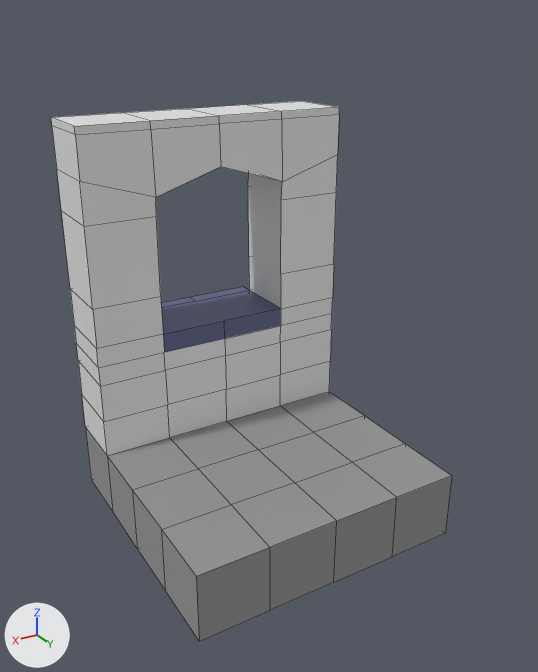
What one commit did to the OBJ model My project/Assets/BuildTool/ObjectPrefabs/Wall.obj.
One viewpoint serves both versions: a camera (50 mm lens) standing at (4.81, 8.32, 6.96) and looking at (-0.08, 0.18, 2.89). The axes (+X, +Y, +Z) are drawn at lower left. The lights are the same throughout. Mesh edges are drawn as thin lines. Where no turn or scale is listed for an object, it has been applied to the vertices.

Before the edit, the objects in view are built like this:
```python
me_cube = bpy.data.meshes.new('Cube')
me_cube.from_pydata(...)  # 142 vertices, 136 faces; spans x -2.0..2.0, y -2.21..2.0, z -0.02..5.71
# faces by material slot: [44, 81, 11]
me_cube.materials.append(mat_material)  # grey #949494
me_cube.materials.append(mat_wall)  # white #e7e7e7
me_cube.materials.append(mat_windowsil)  # blue #5e6389
ob_cube = bpy.data.objects.new('Cube', me_cube)
ob_cube.location = (0.0, 0.0, 0.0)
```
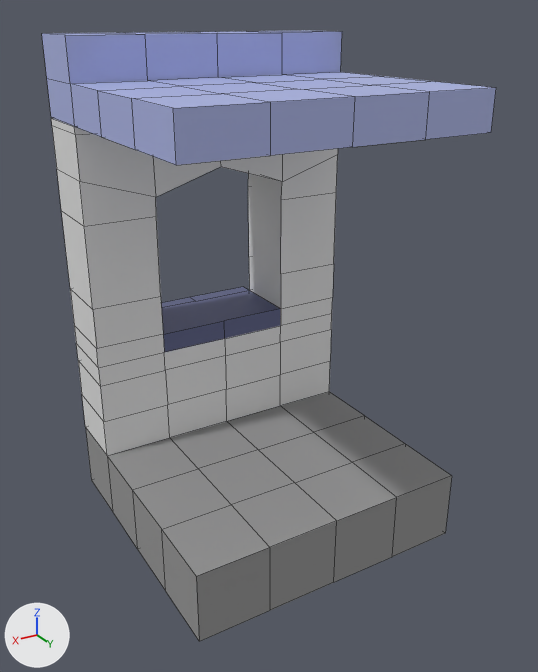
The change, as a diff of the scene's bpy script:
```diff
--- a/My project/Assets/BuildTool/ObjectPrefabs/Wall.obj.py
+++ b/My project/Assets/BuildTool/ObjectPrefabs/Wall.obj.py
@@ mat_roof @@
+mat_roof = principled_material('roof')
+mat_roof.base_color = (0.419, 0.47, 0.8)  # blue #adb6e7
@@ me_cube @@
 # used by ob_cube; location = (0.0, 0.0, 0.0)
-me_cube.from_pydata(...)  # 142 vertices, 136 faces; spans x -2.0..2.0, y -2.21..2.0, z -0.02..5.71
+me_cube.from_pydata(...)  # 202 vertices, 194 faces; spans x -2.0..2.0, y -2.21..2.0, z -0.02..6.75
+# me_cube part 1: a new loose piece of 60 vertices spanning x -2.0..2.0, y -2.0..2.0, z 5.71..6.75, in mat_roof (blue #adb6e7)
 me_cube.materials.append(mat_material)
@@ me_cube @@
 me_cube.materials.append(mat_windowsil)
+me_cube.materials.append(mat_roof)  # blue #adb6e7
```

Location of each change, (x1, y1, x2, y2) in pixels of the pictures (538 x 672 px):
'Cube', reshaped (13% wider, 13% taller): before (51, 101, 452, 641); after (42, 31, 496, 641)
part 1 of me_cube, added (blue): after (42, 31, 496, 165)
